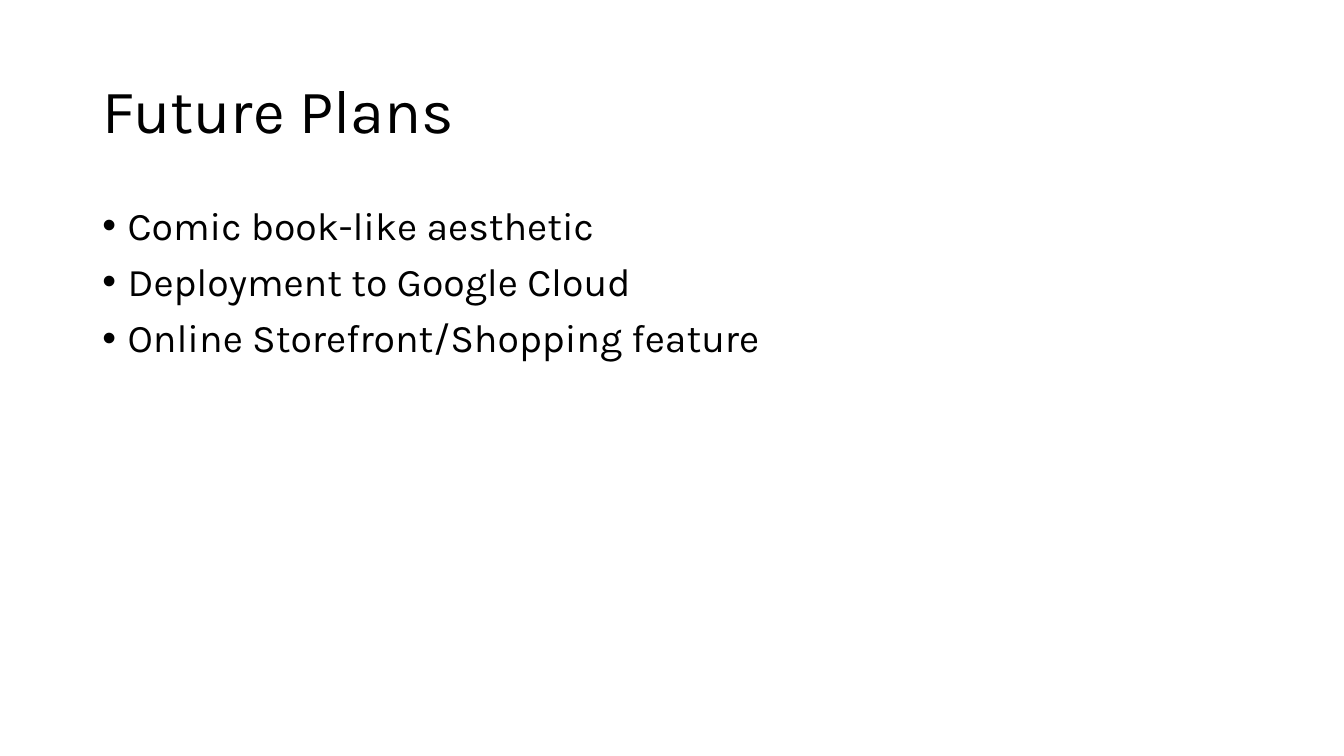
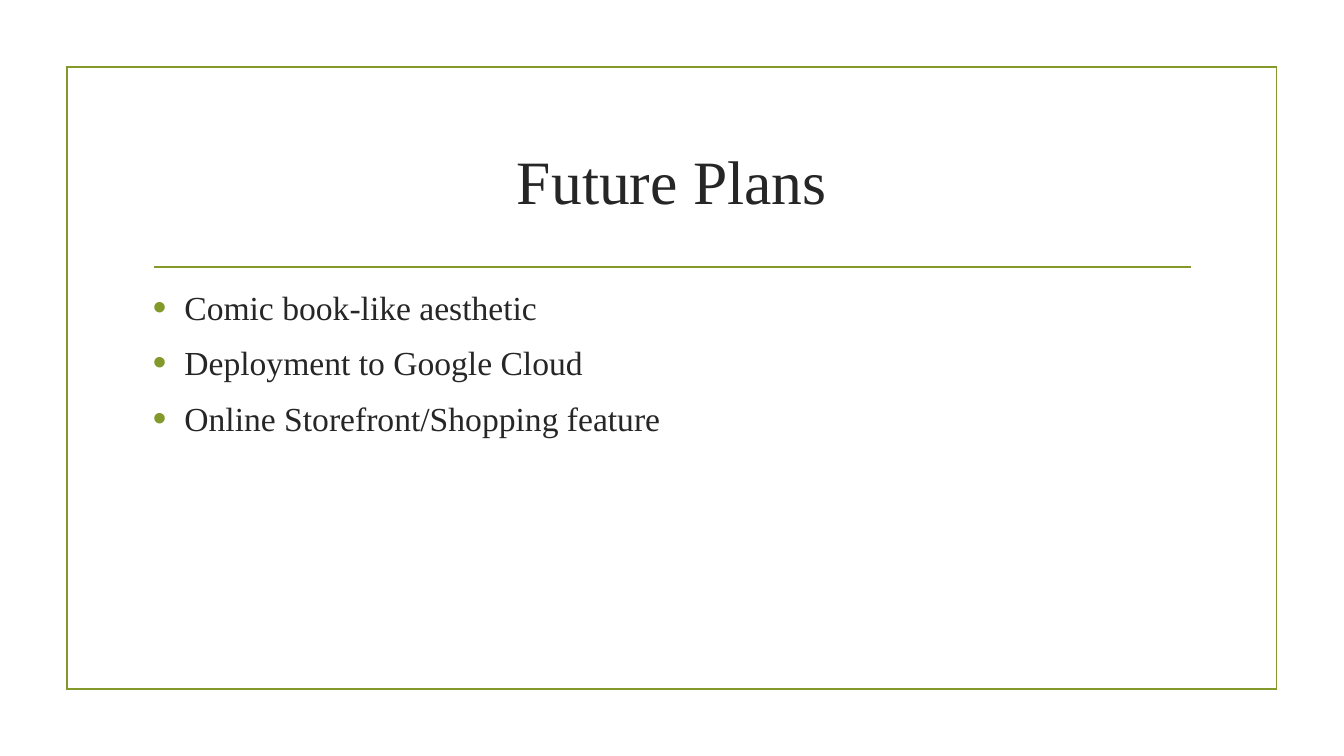
Before and after one commit to WakeTechBrandon/Bombastic-Bookstore, a slide deck: slide 11 of ProjectPresentation.pptx. Drawn at 1344x756 pixels with LibreOffice and Linux fonts; fonts in the diff are those of the drawing; background and template pictures are left out. Boxes give left, top, right and bottom in pixels: in the first picture for what was removed or moved away, otherwise in the second. Text is boxed around its words. In the diff, an @@ line names an element or a change of style, - is before the commit and + after.

Commit message:
Powerpoint Theme
Added images and changed some layouts of slides.

Also deleted duplicated body tag in View_All.html

```diff
--- a/ProjectPresentation.pptx
+++ b/ProjectPresentation.pptx
@@ rectangle added at bbox=[67, 68, 1276, 690], outline #83992A 1.25 pt @@
@@ title "Future Plans": place and size @@
-title "Future Plans" at bbox=[102, 91, 454, 134]
+title "Future Plans" at bbox=[517, 161, 826, 205]
@@ title "Future Plans" at bbox=[517, 161, 826, 205]: font Karla to Times New Roman, text colour #000000 to #262626; alignment left to centre; line spacing 0.9 to 1 @@
@@ line added from (154, 267) to (1191, 267), #83992A 1.25 pt @@
@@ text "Comic book-like aesthetic": place and size @@
-text "Comic book-like aesthetic" at bbox=[128, 213, 759, 362]
+text "Comic book-like aesthetic" at bbox=[184, 296, 660, 437]
@@ text "Comic book-like aesthetic" at bbox=[184, 296, 660, 437]: size 28 to 24 pt, font Karla to Times New Roman, text colour #000000 to #262626; indent changed; line spacing 0.9 to 1 @@
```
Also in this commit, not shown: 12 other slides changed, 1 other file.
